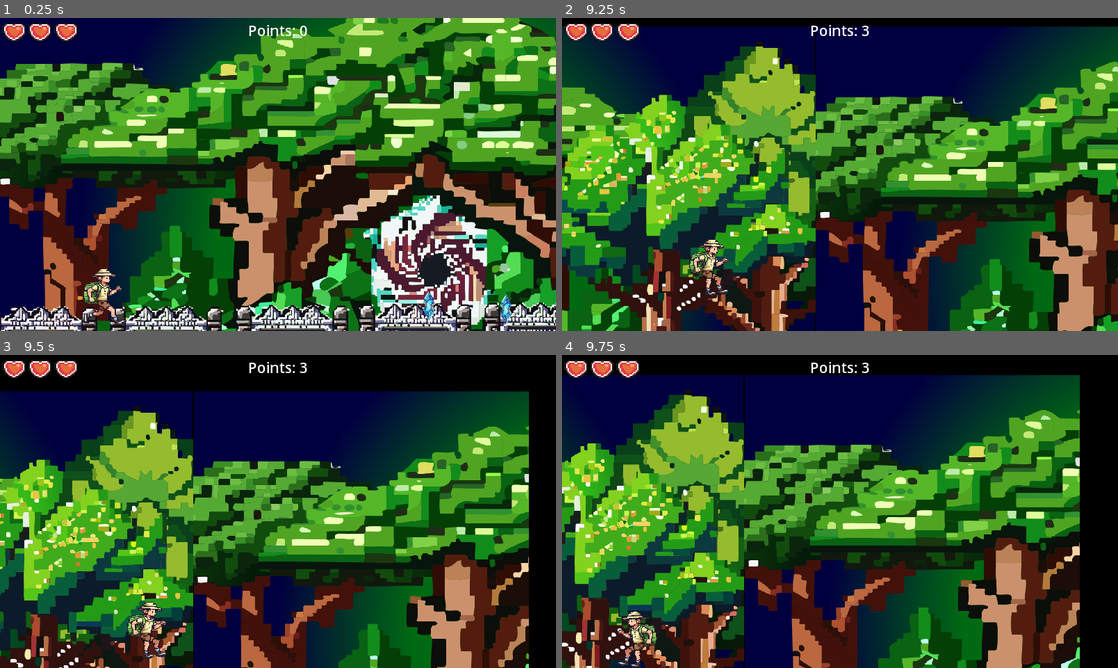
Above: before the commit, frames 1-4 (two rows, left to right).
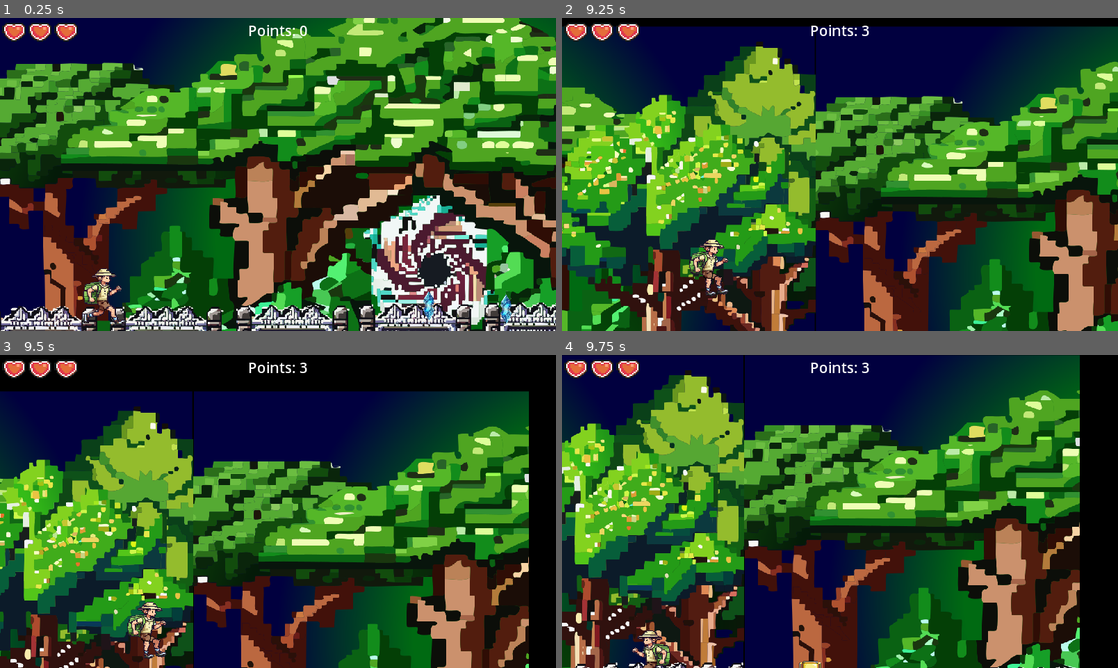
Above: after the commit, the same moments.

Repository: Zain12468/Godot-Side-Scroller-Game
Game: Godot game, scene res://Scenes/Levels/Level 2.tscn
Same seed, same stepped clock (60 frames per second), same inputs: the game is played once before the commit and once after it. This scene is started directly instead of the project's main scene.
Inputs:
- Up to frame 1 (0.25 s): no input
- Up to frame 2 (9.25 s): tap Enter (ui_accept) at 0.5, 0.77, 1.52, 3.02, 3.77, 4.52, 6.02, 6.77, 7.52, 9.02 s; hold Right (ui_right) 0.53-2.03 s; hold Left (ui_left) 2.03-2.78 s; hold Right (ui_right) 2.78-4.28 s; hold Left (ui_left) 4.28-5.03 s; hold Right (ui_right) 5.03-5.78 s; hold Left (ui_left) 5.78-7.28 s; hold Right (ui_right) from 7.28 s (still down)
- Up to frame 3 (9.5 s): keep holding Right (ui_right)
- Up to frame 4 (9.75 s): release Right (ui_right) at 9.53 s; hold Left (ui_left) from 9.53 s (still down)

Frames 1-3 are identical in both runs. In frame 4, 58% of the frame differs, in the area x 0-94%, y 0-100%.

Commit message:
Remove Invisible Blocks

Diff:
--- a/Main Project/Scenes/Levels/Level 2.tscn
+++ b/Main Project/Scenes/Levels/Level 2.tscn
@@ -497,7 +497,7 @@
 scale = Vector2(3, 3)
 tile_set = SubResource("TileSet_e424c")
 format = 2
-layer_0/tile_data = PackedInt32Array(851968, 458752, 0, 8519 …(2471 unchanged characters)…  1, 786484, 458752, 1, 852020, 458752, 1, 786467, 393216, 1, 720931, 393216, 1, 720932, 524288, 1, 786468, 524288, 1)
+layer_0/tile_data = PackedInt32Array(851968, 458752, 0, 8519 …(2471 unchanged characters)…  1, 786484, 458752, 1, 852020, 458752, 1)
 
 [node name="Player" parent="Scene Objects" instance=ExtResource("4_los5x")]
 position = Vector2(208, 540)
--- a/Main Project/Scenes/Levels/Level 3.tscn
+++ b/Main Project/Scenes/Levels/Level 3.tscn
@@ -497,7 +497,7 @@
 scale = Vector2(3, 3)
 tile_set = SubResource("TileSet_e424c")
 format = 2
-layer_0/tile_data = PackedInt32Array(851968, 458752, 0, 8519 …(2471 unchanged characters)…  1, 786484, 458752, 1, 852020, 458752, 1, 786467, 393216, 1, 720931, 393216, 1, 720932, 524288, 1, 786468, 524288, 1)
+layer_0/tile_data = PackedInt32Array(851968, 458752, 0, 8519 …(2471 unchanged characters)…  1, 786484, 458752, 1, 852020, 458752, 1)
 
 [node name="Player" parent="Scene Objects" instance=ExtResource("4_wiu8f")]
 position = Vector2(208, 540)
--- a/Main Project/Scenes/Levels/Level 4 Boss Dungeon.tscn
+++ b/Main Project/Scenes/Levels/Level 4 Boss Dungeon.tscn
@@ -496,7 +496,7 @@
 scale = Vector2(3, 3)
 tile_set = SubResource("TileSet_e424c")
 format = 2
-layer_0/tile_data = PackedInt32Array(851968, 458752, 0, 8519 …(2471 unchanged characters)…  1, 786484, 458752, 1, 852020, 458752, 1, 786467, 393216, 1, 720931, 393216, 1, 720932, 524288, 1, 786468, 524288, 1)
+layer_0/tile_data = PackedInt32Array(851968, 458752, 0, 8519 …(2471 unchanged characters)…  1, 786484, 458752, 1, 852020, 458752, 1)
 
 [node name="Player" parent="Scene Objects" instance=ExtResource("5_4a88i")]
 position = Vector2(208, 540)
Not shown, changed: Main Project/.DS_Store
Not shown, changed: Main Project/Assets/Characters/.DS_Store
